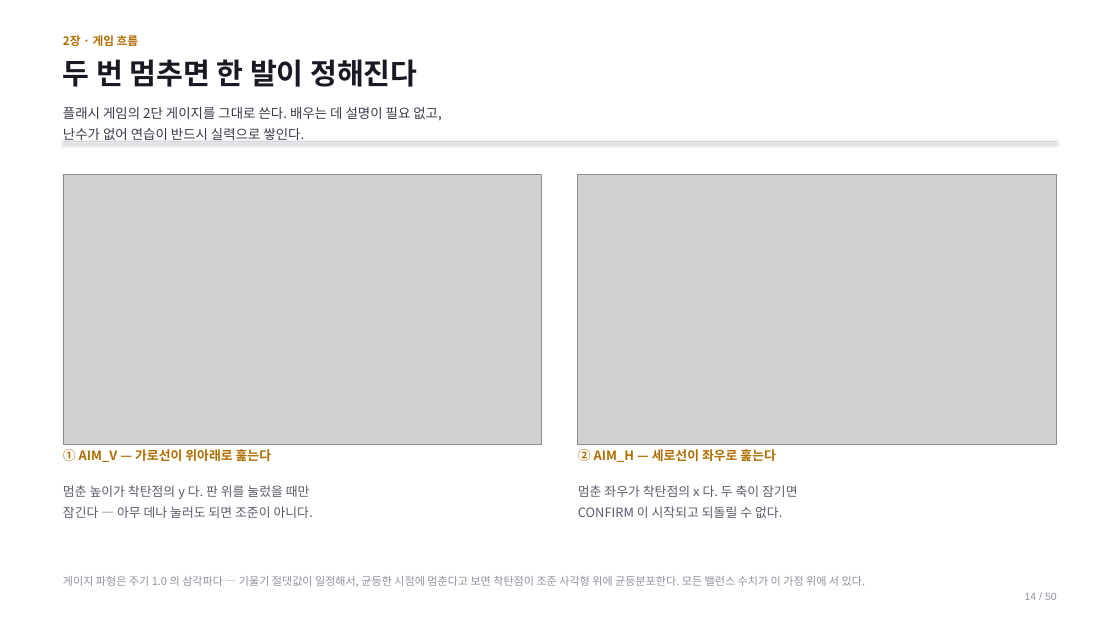
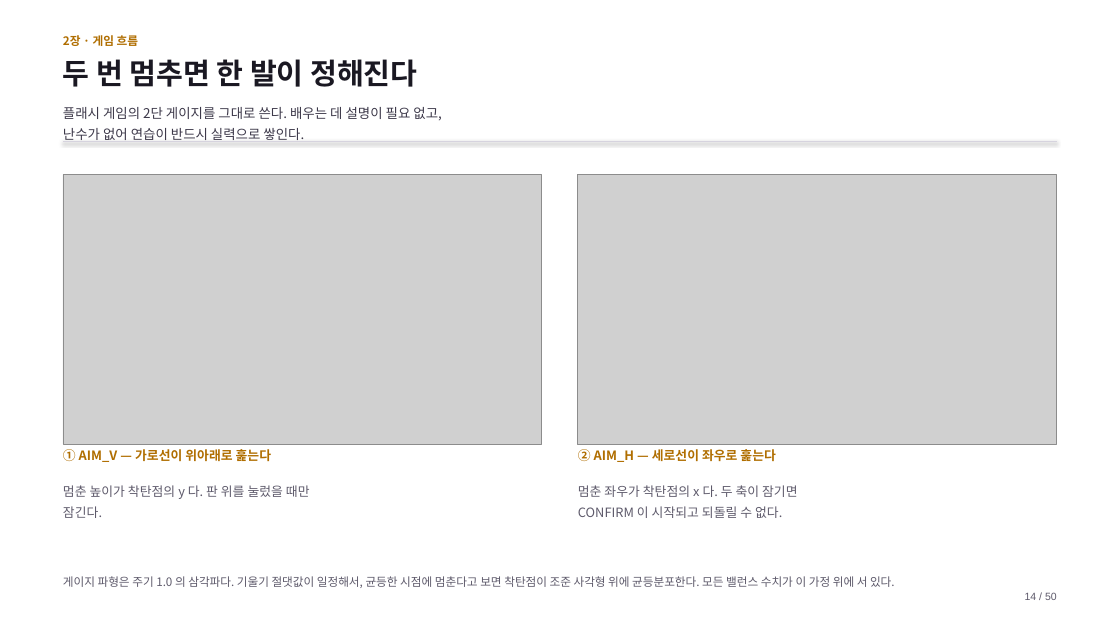
Before and after one commit to GGbong69/test-03, a slide deck: slide 14 of docs/기획서.pptx. Drawn at 1120x630 pixels with LibreOffice and Linux fonts; fonts in the diff are those of the drawing; grey boxes stand for pictures. Boxes give left, top, right and bottom in pixels: in the first picture for what was removed or moved away, otherwise in the second. Text is boxed around its words. In the diff, an @@ line names an element or a change of style, - is before the commit and + after.

```diff
--- a/docs/기획서.pptx
+++ b/docs/기획서.pptx
@@ text at [63,506,102,518]: text changed @@
-잠긴다 — 아무 데나 눌러도 되면 조준이 아니다.
+잠긴다.
@@ text at [63,576,895,588]: text changed; size 9.5 to 10 pt; text colour #9490A1 to #5E5A6B @@
-게이지 파형은 주기 1.0 의 삼각파다 — 기울기 절댓값이 일정해서, 균등한 시점에 멈춘다고 보면 착탄점이 조준 사각형 위에 균등분포한다. 모든 밸런스 수치가 이 가정 위에 서 있다.
+게이지 파형은 주기 1.0 의 삼각파다. 기울기 절댓값이 일정해서, 균등한 시점에 멈춘다고 보면 착탄점이 조준 사각형 위에 균등분포한다. 모든 밸런스 수치가 이 가정 위에 서 있다.
@@ text "14 / 50" at [1025,593,1057,600]: text colour #9490A1 to #5E5A6B @@
```
Also in this commit, not shown: 49 other slides changed.
